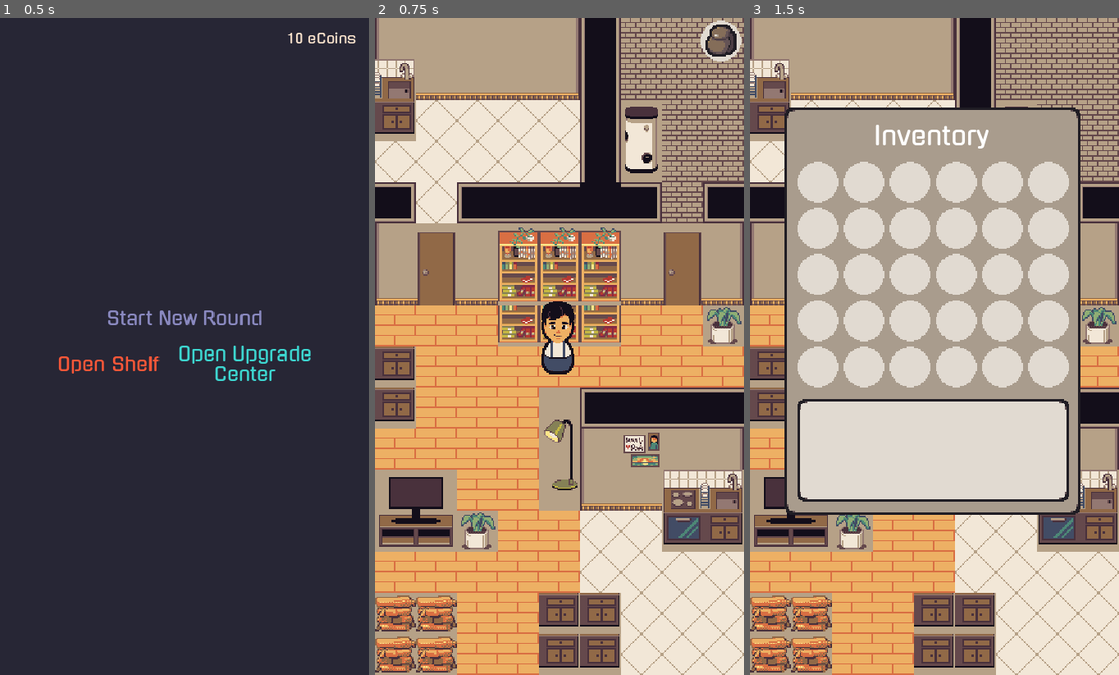
Above: before the commit, frames 1-3 (left to right).
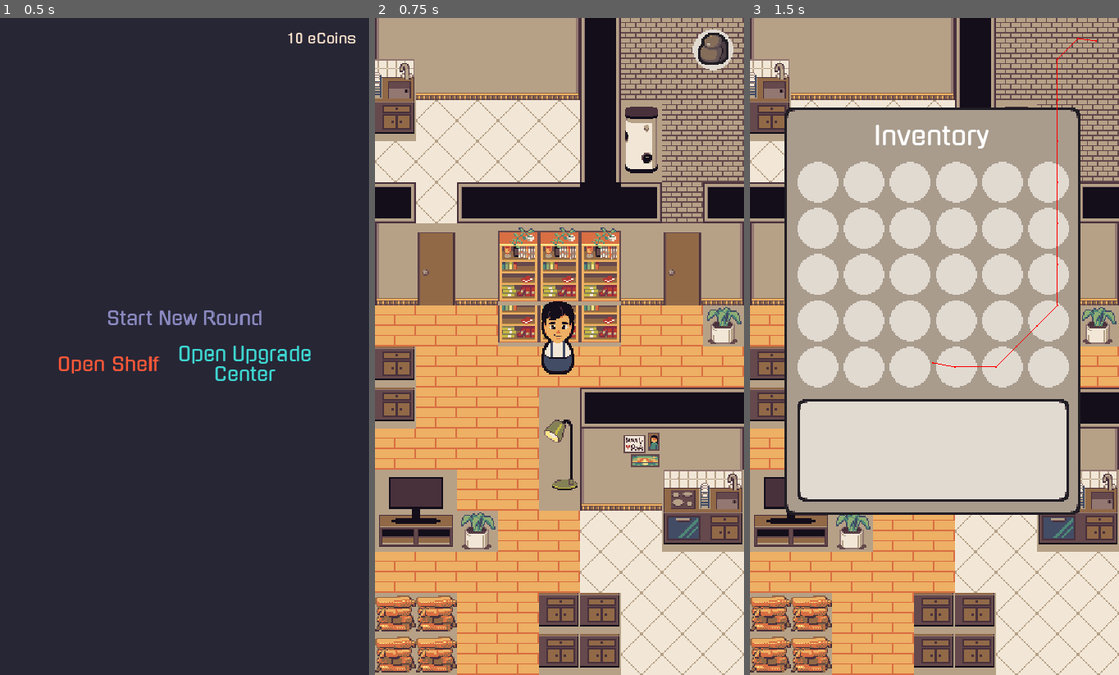
Above: after the commit, the same moments.

Repository: Spexify/emergenCity
Game: Godot game, scene res://preparePhase/home_menu.tscn
Two runs of this game, one before a commit and one after it. Both use one fixed random seed, a clock stepped at 60 frames per second and the inputs below.
Inputs (mouse positions are in pixels of both pictures, inside the frame that each line leads up to):
- Up to frame 1 (0.5 s): no input
- Up to frame 2 (0.75 s): click "Start New Round" at 0.5 s
- Up to frame 3 (1.5 s): click (1096, 44) at 1.27 s

Frame 1 is identical in both runs. In frame 2, 0.6% of the frame differs, in the area x 86-100%, y 0-8%; in frame 3, 0.1%.

Commit message:
Inventory GUI bugfixes
* Fixed: Inventory opens up on ANY tap (instead of only when pressing on the button)
* Updated APK

Diff:
--- a/godot/items/inventory.gd
+++ b/godot/items/inventory.gd
@@ -27,12 +27,14 @@
 func _process(_delta):
 	pass
 
+
 func _unhandled_input(event):
 	if ((event is InputEventMouseButton && event.pressed == true)
 	or (event is InputEventScreenTouch)):
-		print("unhandled input")
-		toggle()
-		#get_viewport().set_input_as_handled()
+		if visible == true:
+			close()
+			get_viewport().set_input_as_handled()
+
 
 func toggle() -> void:
 	if visible == false:
@@ -48,3 +50,8 @@
 func close():
 	visible = false
 	closed.emit()
+
+
+func _on_btn_backpack_released():
+	get_viewport().set_input_as_handled() #needed, otherwhise it directly closes the window again
+	open()
--- a/godot/levels/crisis_phase.gd
+++ b/godot/levels/crisis_phase.gd
@@ -5,17 +5,13 @@
 
 # Called when the node enters the scene tree for the first time.
 func _ready():
+	_on_inventory_closed()
 	pass # Replace with function body.
 
 
 # Called every frame. 'delta' is the elapsed time since the previous frame.
 func _process(_delta):
 	pass
-
-
-func _on_btn_backpack_pressed():
-	var inventoryGUINode = get_node("GUI/Inventory")
-	inventoryGUINode.open()
 
 
 func _on_inventory_closed():
--- a/godot/levels/crisis_phase.tscn
+++ b/godot/levels/crisis_phase.tscn
@@ -725,15 +725,13 @@
 position = Vector2(1162, 1024)
 shape = SubResource("RectangleShape2D_yx03m")
 
-[node name="BtnBackpack" type="TextureButton" parent="."]
+[node name="BtnBackpack" type="TouchScreenButton" parent="."]
 z_index = 2
-offset_left = 1016.0
-offset_top = 8.0
-offset_right = 1144.0
-offset_bottom = 136.0
+position = Vector2(992, 35)
 texture_normal = ExtResource("1_07xlw")
 
 [node name="GUI" type="CenterContainer" parent="."]
+visible = false
 custom_minimum_size = Vector2(284, 512)
 anchors_preset = 15
 anchor_right = 1.0
@@ -748,6 +746,6 @@
 visible = false
 layout_mode = 2
 
-[connection signal="pressed" from="BtnBackpack" to="." method="_on_btn_backpack_pressed"]
+[connection signal="released" from="BtnBackpack" to="GUI/Inventory" method="_on_btn_backpack_released"]
 [connection signal="closed" from="GUI/Inventory" to="." method="_on_inventory_closed"]
 [connection signal="opened" from="GUI/Inventory" to="." method="_on_inventory_opened"]
--- a/godot/project.godot
+++ b/godot/project.godot
@@ -46,6 +46,10 @@
 ]
 }
 
+[input_devices]
+
+pointing/emulate_touch_from_mouse=true
+
 [rendering]
 
 textures/canvas_textures/default_texture_filter=0
Not shown, changed: bin/emergenCITY.apk
Not shown, changed: bin/emergenCITY.apk.idsig
